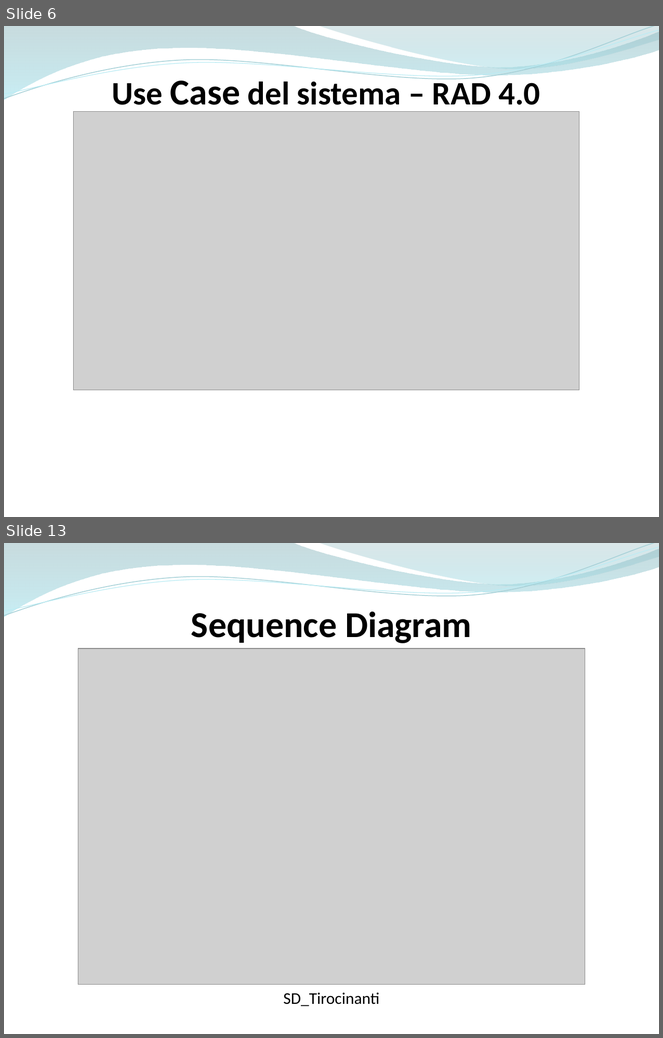
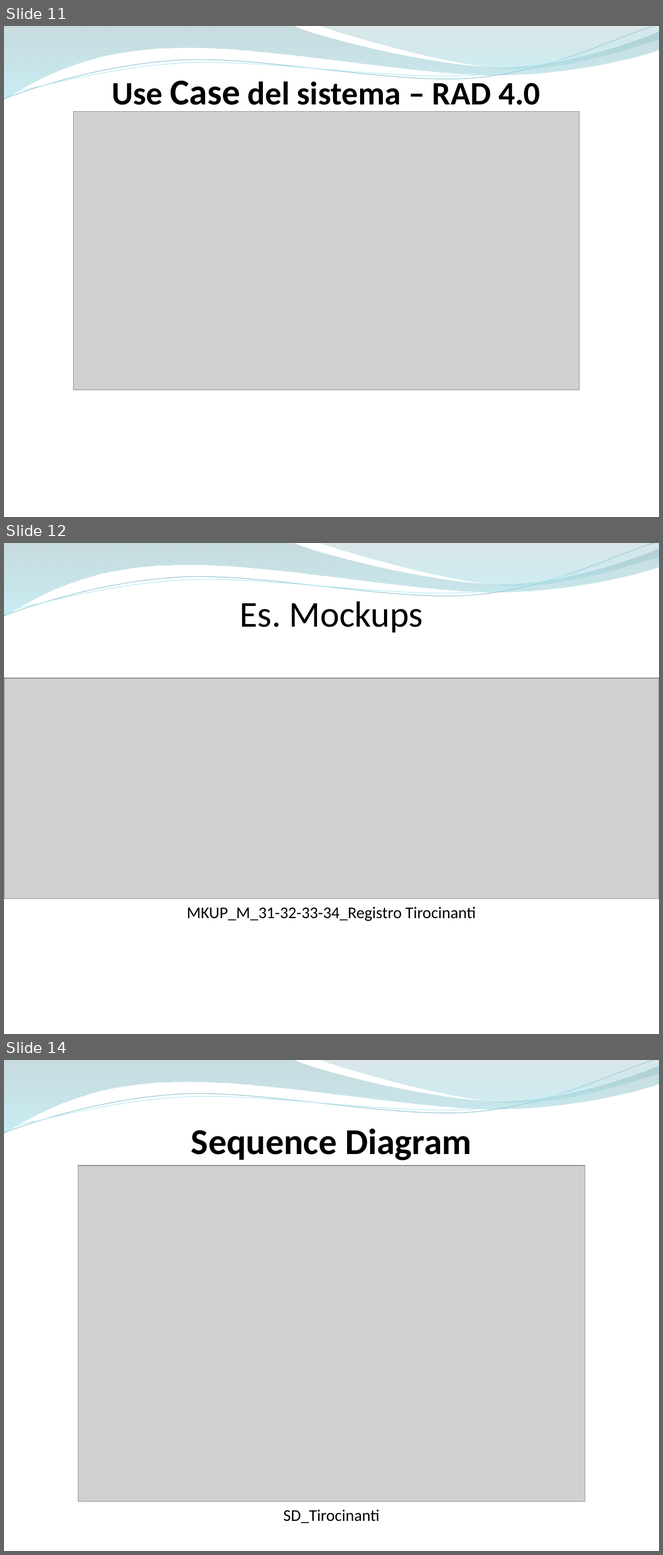
Before and after one commit to ammirate/at-silo, a slide deck: Presentazione/Atsilo2/Durante/Atsilo_M_PresentazioneFinale.pptx. Shown one above the other, each under a label of ours: slides 6 and 13 before the commit, slides 11, 12 and 14 after it; the slides between them are not shown. The pictures are 663x1038 and 663x1555 pixels, drawn with LibreOffice and Linux fonts; fonts in the diff are those of the drawing; grey boxes stand for pictures. Boxes give left, top, right and bottom in pixels: in the first picture for what was removed or moved away, otherwise in the second. Text is boxed around its words. In the diff, an @@ line names an element or a change of style, - is before the commit and + after.

```diff
--- a/Presentazione/Atsilo2/Durante/Atsilo_M_PresentazioneFinale.pptx
+++ b/Presentazione/Atsilo2/Durante/Atsilo_M_PresentazioneFinale.pptx
@@ slide 12 added at (x1=4, y1=543, x2=659, y2=1034), background #FFFFFF; not listed: 4 template elements that a slide beside it also shows @@
@@ text added at (x1=240, y1=601, x2=424, y2=633), 40 pt, text #000000 @@
+Es. Mockups
@@ picture added at (x1=4, y1=678, x2=659, y2=899) @@
@@ text added at (x1=187, y1=907, x2=476, y2=922), 18 pt, text #000000 @@
+MKUP_M_31-32-33-34_Registro Tirocinanti
@@ what was slide 6 is now slide 11 @@
@@ what was slide 13 is now slide 14 @@
```
Also in this commit, not shown: 4 slides changed, 2 other slides added, 2 slides removed.
